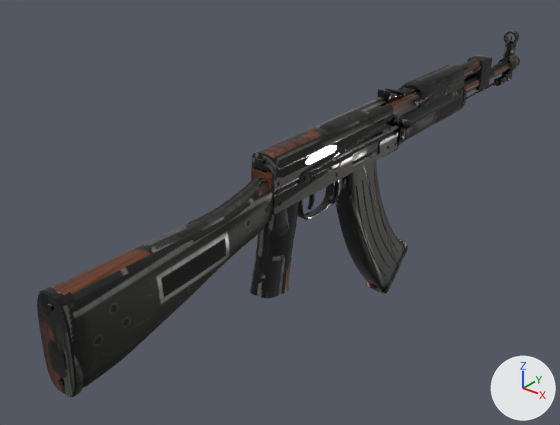
An edit to the glTF model public/models/weapons/ak47.glb, drawn before and after from the same camera.
Rendered twice from a 50 mm camera at (0.458, -0.566, 0.386) aimed at (-0.068, 0.092, -0.022). Arrows for +X, +Y and +Z are at lower right; the lights stay in place. The picture after the commit comes second. Where no turn or scale is listed for an object, it has been applied to the vertices. Vertices at exactly the same position are counted once.

The older version as bpy lines, for what is in view:
```python
mat_ak47_mat = bpy.data.materials.new('ak47_mat')
mat_ak47_mat.use_nodes = True; mat_ak47_mat.node_tree.nodes.clear()
_N = mat_ak47_mat.node_tree.nodes; _L = mat_ak47_mat.node_tree.links
n0 = _N.new('ShaderNodeBsdfPrincipled'); n0.name = 'Principled BSDF'
n1 = _N.new('ShaderNodeOutputMaterial'); n1.name = 'Material Output'
n2 = _N.new('ShaderNodeTexImage'); n2.name = 'Image Texture'
n2.image = img_ak47_basecolor
n3 = _N.new('ShaderNodeSeparateColor'); n3.name = 'Separate Color'
n4 = _N.new('ShaderNodeTexImage'); n4.name = 'Image Texture.001'
n4.image = img_ak47_metalrough
_L.new(n0.outputs[0], n1.inputs[0])  # 'BSDF' to 'Surface'
_L.new(n2.outputs[0], n0.inputs[0])  # 'Color' to 'Base Color'
_L.new(n3.outputs[2], n0.inputs[1])  # 'Blue' to 'Metallic'
_L.new(n3.outputs[1], n0.inputs[2])  # 'Green' to 'Roughness'
_L.new(n4.outputs[0], n3.inputs[0])  # 'Color' to 'Color'
me_ak47_body = bpy.data.meshes.new('ak47_body')
me_ak47_body.from_pydata(...)  # 13017 vertices, 24946 faces; spans x -0.025..0.043, y -0.28..0.589, z -0.059..0.122
me_ak47_body.materials.append(mat_ak47_mat)
me_mag = bpy.data.meshes.new('mag')
me_mag.from_pydata(...)  # 2809 vertices, 5566 faces; spans x -0.016..0.016, y -0.032..0.123, z -0.211..0.006
me_mag.materials.append(mat_ak47_mat)
ob_ak47_body = bpy.data.objects.new('ak47_body', me_ak47_body)
ob_ak47_body.location = (0.0, 0.0, 0.0)
ob_mag = bpy.data.objects.new('mag', me_mag)
ob_mag.parent = ob_ak47
ob_mag.location = (0.0, 0.145, 0.0454)
```
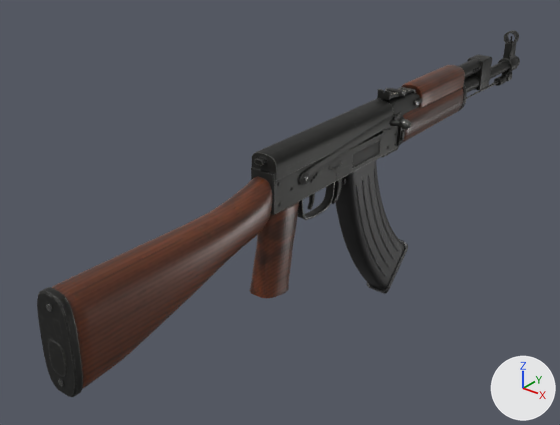
What changed in the scene script:
```text
Add img_ak47_normal:
    img_ak47_normal = load_image('ak47_normal', '_unpacked/ak47_normal', 2048, 2048, 'Non-Color')
Change mat_ak47_mat:
    add n5 = _N.new('ShaderNodeNormalMap'); n5.name = 'Normal Map'
    add n5.uv_map = 'UVMap'
    add n6 = _N.new('ShaderNodeTexImage'); n6.name = 'Image Texture.002'
    add n6.image = img_ak47_normal
    where n0 = _N.new('ShaderNodeBsdfPrincipled'); n0.name = 'Principled BSDF'
    add _L.new(n5.outputs[0], n0.inputs[5])  # 'Normal' to 'Normal'
    add _L.new(n6.outputs[0], n5.inputs[1])  # 'Color' to 'Color'
Change me_ak47_body:
    used by ob_ak47_body; location = (0.0, 0.0, 0.0)
    remove me_ak47_body.from_pydata(...)  # 13017 vertices, 24946 faces; spans x -0.025..0.043, y -0.28..0.589, z -0.059..0.122
    add me_ak47_body.from_pydata(...)  # 13317 vertices, 25562 faces; spans x -0.025..0.021, y -0.28..0.589, z -0.059..0.122
    me_ak47_body part 1: the loose piece of 146 vertices spanning x 0.028..0.043, y 0.189..0.201, z 0.079..0.09 is deleted
    me_ak47_body part 2: the loose piece of 26 vertices spanning x 0.011..0.032, y 0.192..0.198, z 0.078..0.087 is deleted
    me_ak47_body part 3: 23518 kept faces spanning x -0.025..0.021, y -0.28..0.589, z -0.059..0.122 get new texture (UV) coordinates
    other edits to the shape of me_ak47_body do not show in these pictures
Add me_charge:
    me_charge.from_pydata(...)  # 364 vertices, 712 faces; spans x -0.0041..0.0312, y -0.093..0.0062, z -0.0076..0.0094
    me_charge.materials.append(mat_ak47_mat)
Add ob_charge:
    ob_charge = bpy.data.objects.new('charge', me_charge)
    ob_charge.parent = ob_ak47
    ob_charge.location = (0.012, 0.195, 0.0809)
```

Boxes (x1, y1, x2, y2) around the edits, measured in the pictures (560 x 425 px):
'ak47_body', surface changed
    both: (38, 38, 520, 397)
'charge', added
    after: (390, 119, 411, 129)
part 1 of me_ak47_body, deleted
    before: (399, 119, 411, 129)
part 2 of me_ak47_body, deleted
    before: (390, 120, 399, 126)
part 3 of me_ak47_body, surface changed
    both: (45, 38, 520, 397)
